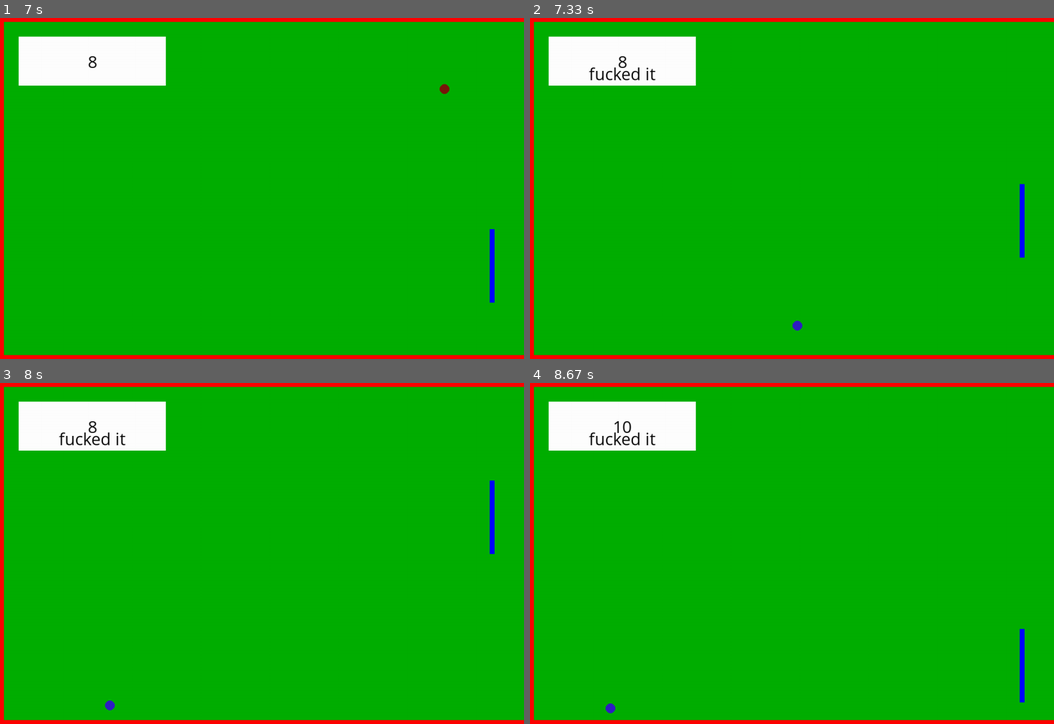
Above: before the commit, frames 1-4 (two rows, left to right).
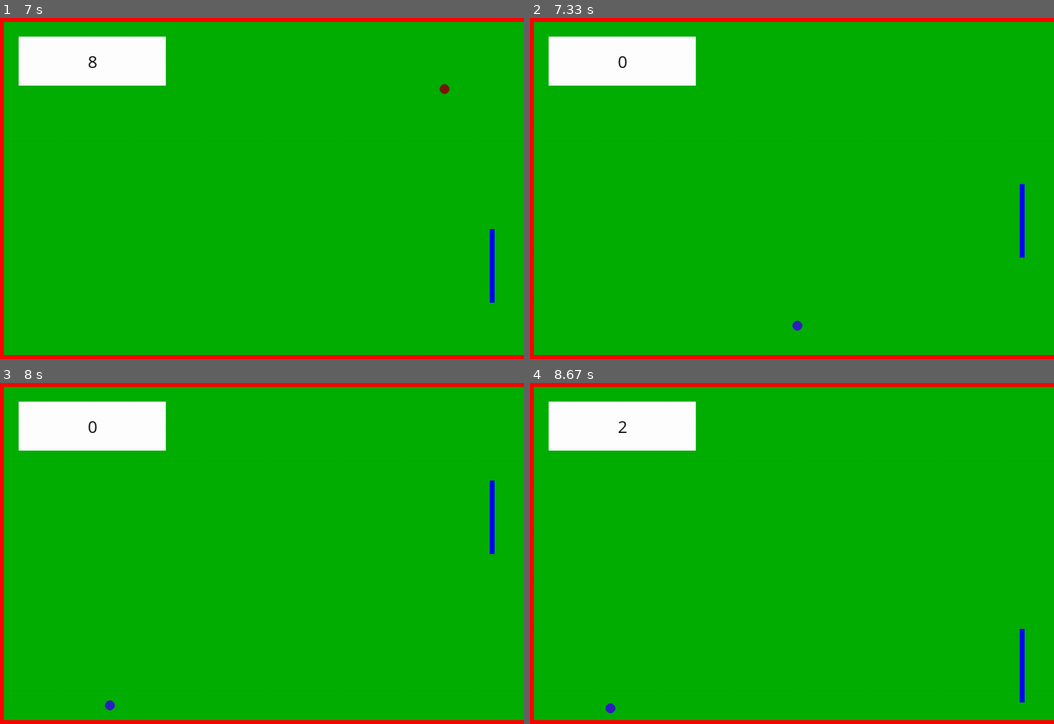
Above: after the commit, the same moments.

Repository: Wombatlord/PygamePong
Game: pygame game, started from pong.py
Same seed, same stepped clock (60 frames per second), same inputs: the game is played once before the commit and once after it.
Inputs (mouse positions are in pixels of both pictures, inside the frame that each line leads up to):
- Up to frame 1 (7 s): click (256, 188) at 0.38 s; tap Space at 0.73, 1.03 s; click (167, 270) at 0.75 s; click (78, 273) at 1.28 s; click (83, 301) at 1.62 s; click (110, 137) at 1.95 s; click (220, 164) at 2.28 s; click (450, 232) at 2.62 s; click (204, 191) at 2.95 s; click (146, 168) at 3.28 s; click (193, 226) at 3.62 s; click (251, 311) at 3.95 s; click (356, 297) at 4.28 s; click (455, 321) at 4.62 s; click (393, 226) at 4.95 s; click (419, 96) at 5.28 s; click (340, 110) at 5.62 s; click (225, 116) at 5.95 s; click (361, 164) at 6.28 s; click (351, 205) at 6.62 s; click (272, 266) at 6.95 s
- Up to frame 2 (7.33 s): click (807, 219) at 7.28 s
- Up to frame 3 (8 s): click (188, 601) at 7.62 s; click (434, 515) at 7.95 s
- Up to frame 4 (8.67 s): click (681, 505) at 8.28 s; click (676, 666) at 8.62 s

Frame 1 is identical in both runs. In frame 2, 0.2% of the frame differs, in the area x 11-24%, y 11-19%; in frame 3, 0.2%; in frame 4, 0.2%.

Commit message:
Fixed render bug with Score reset & game over message

Diff:
--- a/pong.py
+++ b/pong.py
@@ -1,6 +1,6 @@
 import pygame
 from pongEntities import ScoreBoard, Ball, Paddle, GameState
-from renderer import initialise, render
+from renderer import initialise, render, renderScoreboard
 
 pygame.init()
 pygame.display.set_caption("PONGO!")
@@ -70,8 +70,12 @@
             gameState.ball.destroy(gameState.liveBalls)
 
     if len(gameState.liveBalls) == 0:
+        print('end')
         gameState.gameOver()
+        renderScoreboard(gameState)
         pygame.event.wait()
+        gameState.resetScore()
+        gameState.gameIsOver = False
 
     gameState.updateGameState()
     pygame.display.flip()
--- a/renderer.py
+++ b/renderer.py
@@ -33,12 +33,12 @@
 
 
 def renderScoreboard(gameState: GameState):
-    renderGameOnScore(gameState.scoreValue)
     if gameState.gameIsOver:
-        displayGameOver(gameState.scoreValue)
+        renderGameOnScore(gameState.scoreValue)
+        displayGameOver()
+        pygame.display.flip()
 
-
-def displayGameOver(scoreValue):
+def displayGameOver():
     """
     Creates the font object for game over message display.
     Passes the game over message to be rendered along with colour as RGB.
@@ -114,6 +114,7 @@
     blitBackground()
     renderWalls()
     renderScoreboard(gameState)
+    renderGameOnScore(gameState.scoreValue)
     for ball in gameState.liveBalls:
         if ball.x < gameState.width:
             renderBall(ball)
